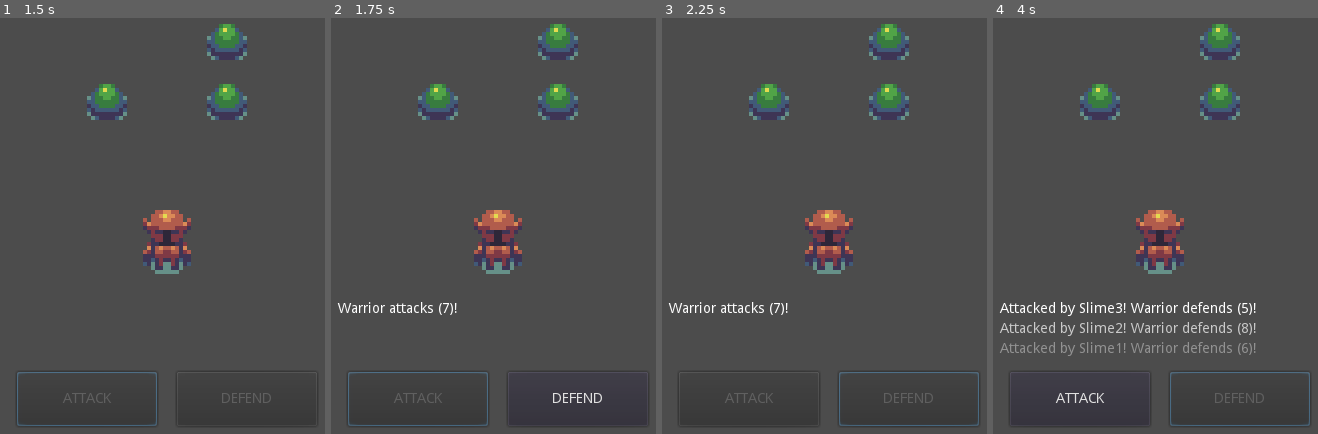
Above: before the commit, frames 1-4 (left to right).
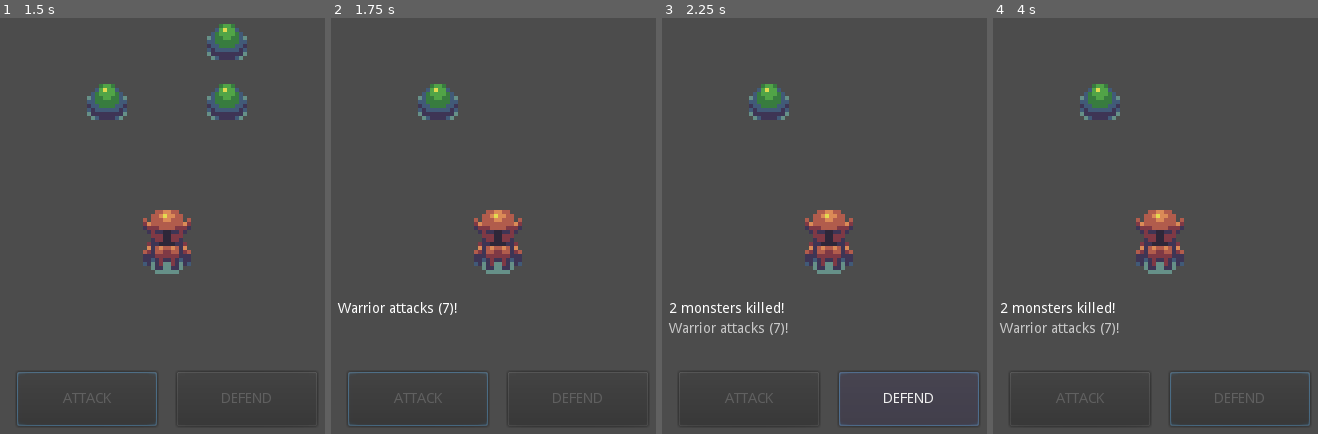
Above: after the commit, the same moments.

Repository: jrevc/dungeon-game
Game: Godot game, scene res://Main.tscn
The game is run twice, just before and just after one commit, with the same random seed, the same clock (stepped at 60 frames per second) and the same inputs.
Inputs (mouse positions are in pixels of both pictures, inside the frame that each line leads up to):
- Up to frame 1 (1.5 s): click "ATTACK" at 0.5 s; tap Enter at 1.25 s
- Up to frame 2 (1.75 s): tap Space (ui_select) at 1.52 s
- Up to frame 3 (2.25 s): click (909, 400) at 2 s, where only the run before the commit has a clickable "DEFEND"
- Up to frame 4 (4 s): click "DEFEND" at 2.75 s; click (1240, 400) at 3.5 s, where only the run before the commit has a clickable "DEFEND"

Frame 1 is identical in both runs. In frame 2, 1.6% of the frame differs, in the area x 63-84%, y 1-93%; in frame 3, 2.5%; in frame 4, 4.1%, in the area x 2-81%, y 1-93%.

Commit message:
Added damage resolution

Diff:
--- a/Main.gd
+++ b/Main.gd
@@ -2,11 +2,13 @@
 
 
 signal report_turn
+signal complete_turn
 
 # Character variables
 var active_character
 var active_mob
 export (PackedScene) var Slime
+var current_mob_level
 var enemies = []
 var enemy_slots = [ Vector2(120, 140), Vector2(180, 140), Vector2(240, 140), Vector2(120, 200), Vector2(180, 200), Vector2(240, 200) ]
 
@@ -49,6 +51,8 @@
 		add_child(mob)
 		enemies.append(mob)
 		mob.position = position
+		if i == 0:
+			current_mob_level = mob.level
 
 
 func populate_queue():
@@ -70,7 +74,31 @@
 	yield(self, "report_turn")
 	$UI.log_message(active_character.name + " attacks (" + str(attack_results["Total"]) + ")!")
 	print("Attack roll: " + str(attack_results))
-	pass
+	var mobs_to_kill = attack_results["Total"] / current_mob_level
+
+	# If overkill, adjust number
+	if mobs_to_kill > enemies.size():
+		mobs_to_kill = enemies.size()
+
+	kill_mobs(mobs_to_kill)
+
+
+func kill_mobs(mobs_to_kill):
+	for i in range(mobs_to_kill - 1, -1, -1):
+		var dead_mob = enemies[i]
+		enemies.remove(i)
+		dead_mob.take_damage()
+		turn_order.erase(dead_mob)
+	yield(get_tree().create_timer(0.5), "timeout") # Dying animation here?
+
+	# Report mobs killed
+	if mobs_to_kill <= 0:
+		$UI.log_message("No monsters killed!")
+	if mobs_to_kill > 1:
+		$UI.log_message(str(mobs_to_kill) + " monsters killed!")
+	else:
+		$UI.log_message(str(mobs_to_kill) + " monster killed!")
+	emit_signal("complete_turn")
 
 
 func _on_Defend():
@@ -83,11 +111,8 @@
 	yield(self, "report_turn")
 	$UI.log_message("Attacked by " + attacker.name + "! " + active_character.name + " defends (" + str(defend_results["Active"]) + ")!")
 	print("Defense roll: " + str(defend_results))
-	pass
-
-
-func end_turn():
-	emit_signal("end_turn")
+	yield(get_tree().create_timer(0.5), "timeout") # Defense animation here?
+	emit_signal("complete_turn")
 
 
 func next_turn(turn_index):
@@ -109,6 +134,7 @@
 
 	# Signal the end of this turn and report the outcome
 	emit_signal("report_turn")
+	yield(self, "complete_turn")
 
 	# Start a new turn
 	var next_index = (turn_index + 1) % turn_order.size()
--- a/Warrior.gd
+++ b/Warrior.gd
@@ -49,7 +49,7 @@
 
 
 func animate_attack():
-	yield(get_tree().create_timer(1.0), "timeout")
+	yield(get_tree().create_timer(1.0), "timeout") # Attack animation here?
 	emit_signal("end_turn")
 
 
--- a/project.godot
+++ b/project.godot
@@ -18,6 +18,7 @@
 
 window/size/width=360
 window/size/height=640
+window/handheld/orientation="portrait"
 window/stretch/mode="2d"
 window/stretch/aspect="keep"
 
Not shown, added: export_presets.cfg
